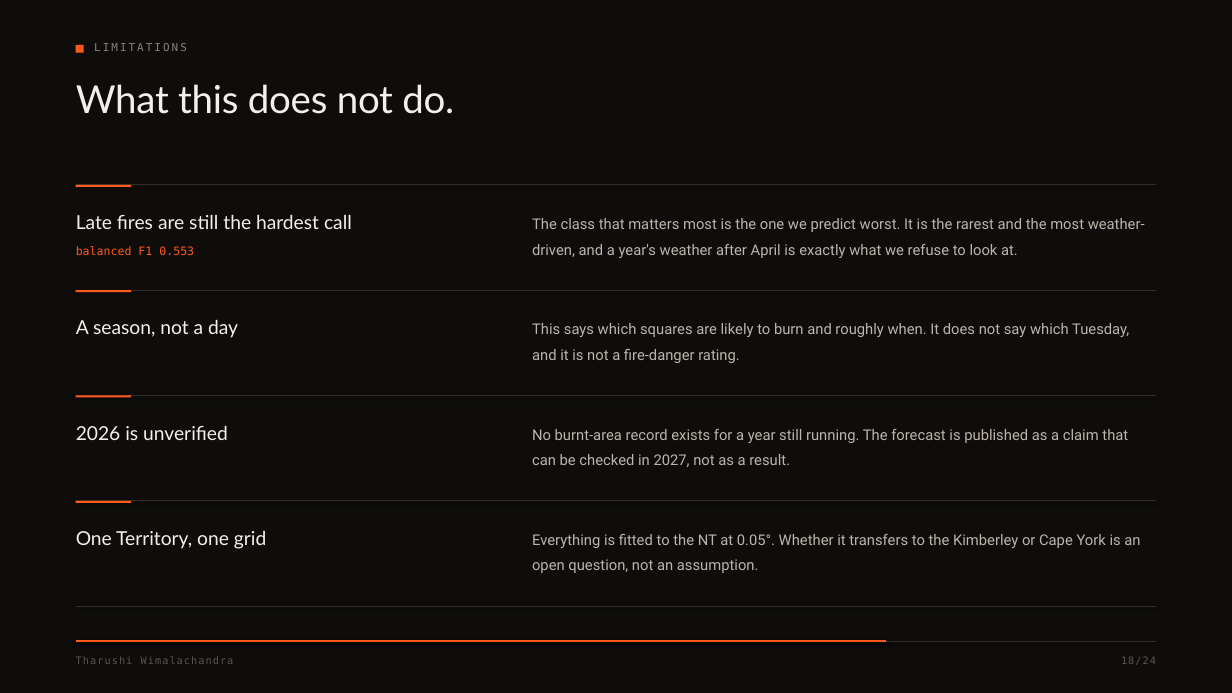
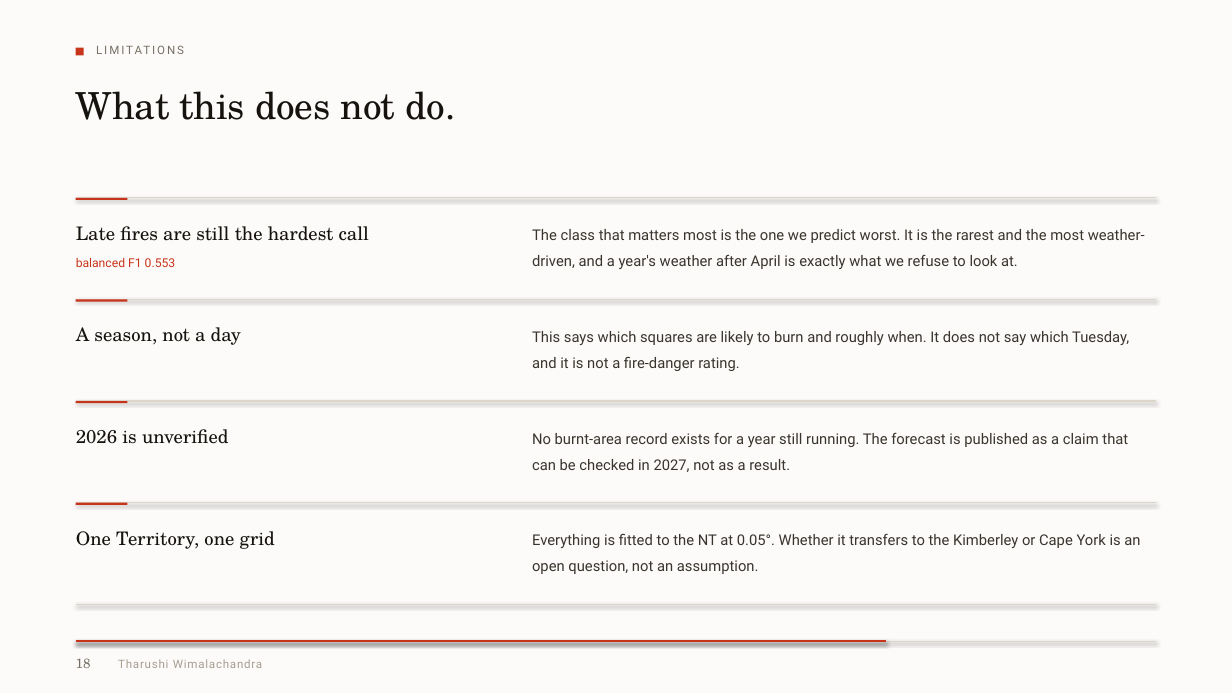
Before and after one commit to harshrastogii/PYRANTIS, a slide deck: slide 18 of reports/PYRANTIS_presentation_redesigned.pptx. Drawn at 1232x693 pixels with LibreOffice and Linux fonts; fonts in the diff are those of the drawing. Boxes give left, top, right and bottom in pixels: in the first picture for what was removed or moved away, otherwise in the second. Text is boxed around its words. In the diff, an @@ line names an element or a change of style, - is before the commit and + after.

```diff
--- a/reports/PYRANTIS_presentation_redesigned.pptx
+++ b/reports/PYRANTIS_presentation_redesigned.pptx
@@ background #0E0D0C to #FCFBF9 @@
@@ text "LIMITATIONS" at (x1=96, y1=43, x2=928, y2=63): size 8.5 to 9 pt, font DejaVu Sans Mono to Roboto, text colour #8A8078 to #787066, letter spacing 1.6 to 1.5 pt @@
@@ text "What this does not do." at (x1=76, y1=91, x2=455, y2=120): size 30 to 29 pt, font Lato to TeX Gyre Schola, text colour #F4EFE9 to #16130F, letter spacing -0.2 to -0.1 pt; line spacing 1.06 to 1.14 @@
@@ fill #FF5A1E to #C8341B in 5 elements at (x1=76, y1=48, x2=84, y2=56), (x1=76, y1=503, x2=128, y2=505), (x1=76, y1=401, x2=128, y2=403), (x1=76, y1=299, x2=128, y2=301), (x1=76, y1=198, x2=128, y2=200) @@
@@ line moved from (76, 185) - (1156, 185) to (76, 198) - (1156, 198) @@
@@ rectangle moved from (x1=76, y1=185, x2=131, y2=187) to (x1=76, y1=198, x2=128, y2=200) @@
@@ line (76, 198) - (1156, 198): stroke #332E2A 0.9 pt to #DCD5CA 0.9 pt @@
@@ size 15 to 14.5 pt, font Lato to TeX Gyre Schola, text colour #F4EFE9 to #16130F; line spacing 1.14 to 1.16 in 4 elements at (x1=76, y1=531, x2=275, y2=549), (x1=76, y1=429, x2=229, y2=444), (x1=76, y1=327, x2=241, y2=345), (x1=76, y1=226, x2=369, y2=241) @@
@@ text colour #BDB4AB to #3A342E; line spacing 1.44 to 1.46 in 4 elements at (x1=532, y1=534, x2=1140, y2=574), (x1=532, y1=433, x2=1128, y2=472), (x1=532, y1=331, x2=1129, y2=371), (x1=532, y1=229, x2=1145, y2=269) @@
@@ text "balanced F1 0.553" at (x1=76, y1=258, x2=176, y2=267): size 9 to 9.5 pt, font DejaVu Sans Mono to Roboto, text colour #FF5A1E to #C8341B @@
@@ 5 texts, 1 line, 1 rectangle moved together from (x1=76, y1=215, x2=1156, y2=363) to (x1=76, y1=226, x2=1156, y2=371) @@
@@ line (76, 299) - (1156, 299): stroke #332E2A 0.9 pt to #DCD5CA 0.9 pt @@
@@ 2 rectangles, 1 line moved together from (x1=76, y1=44, x2=1156, y2=397) to (x1=76, y1=48, x2=1156, y2=403) @@
@@ line (76, 401) - (1156, 401): stroke #332E2A 0.9 pt to #DCD5CA 0.9 pt @@
@@ line (76, 503) - (1156, 503): stroke #332E2A 0.9 pt to #DCD5CA 0.9 pt @@
@@ line (76, 604) - (1156, 604): stroke #332E2A 0.9 pt to #DCD5CA 0.9 pt @@
@@ line (76, 641) - (1156, 641): stroke #332E2A 0.9 pt to #DCD5CA 0.9 pt @@
@@ line (76, 641) - (886, 641): stroke #FF5A1E 1.6 pt to #C8341B 1.4 pt @@
@@ text at (x1=76, y1=658, x2=91, y2=668): text changed; size 8 to 10.5 pt; font DejaVu Sans Mono to TeX Gyre Schola; text colour #5C554F to #787066 @@
-18/24
+18
@@ text "Tharushi Wimalachandra" moved from (x1=76, y1=654, x2=630, y2=675) to (x1=118, y1=659, x2=262, y2=668) @@
@@ text "Tharushi Wimalachandra" at (x1=118, y1=659, x2=262, y2=668): size 8 to 9 pt, font DejaVu Sans Mono to Roboto, text colour #5C554F to #A79D91, letter spacing 0.8 to 0.6 pt @@
```
Also in this commit, not shown: 23 other slides changed, 3 other files.
